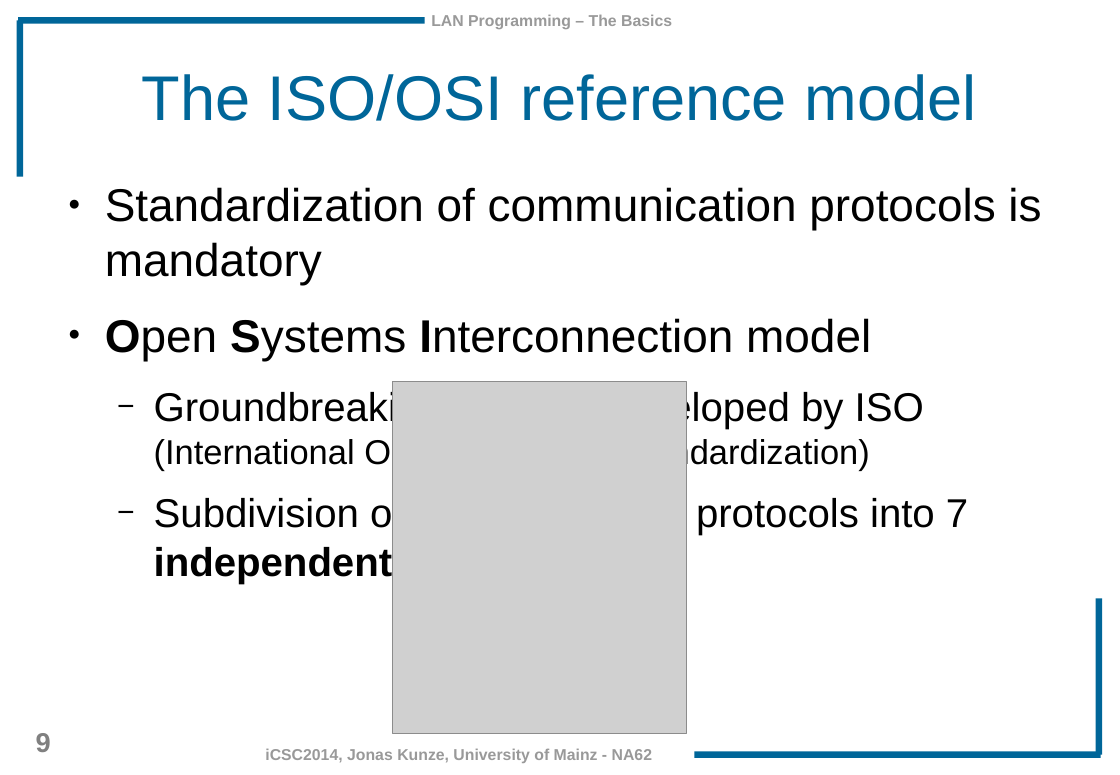
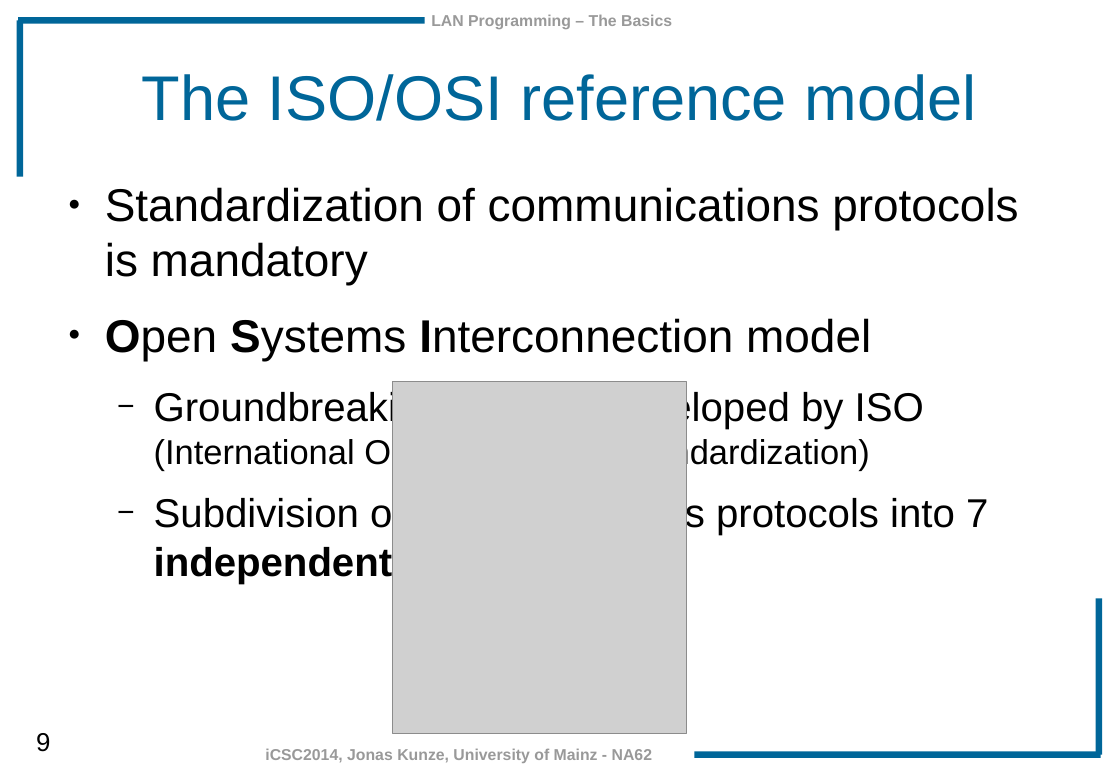
Before and after one commit to JonasKunze/icsc2014, a slide deck: slide 9 of iCSC-2014-LAN_Programming_Basics.odp. Drawn at 1120x775 pixels with LibreOffice and Linux fonts; fonts in the diff are those of the drawing; grey boxes stand for pictures; background and template pictures are left out. Boxes give left, top, right and bottom in pixels: in the first picture for what was removed or moved away, otherwise in the second. Text is boxed around its words. In the diff, an @@ line names an element or a change of style, - is before the commit and + after.

Commit message:
Typos corrected

```diff
--- a/iCSC-2014-LAN_Programming_Basics.odp
+++ b/iCSC-2014-LAN_Programming_Basics.odp
@@ text at (105,187,1018,285): text changed @@
-● Standardization of communication protocols is mandatory
+● Standardization of communications protocols is mandatory
@@ text at (154,495,988,584): text changed @@
-  − Subdivision of communication protocols into 7 independent layers
+  − Subdivision of communications protocols into 7 independent layers
@@ page number at (36,733,50,752): size 19 to 18 pt, text colour #808080 to #000000, bold off @@
```
Also in this commit, not shown: 15 other slides changed.
